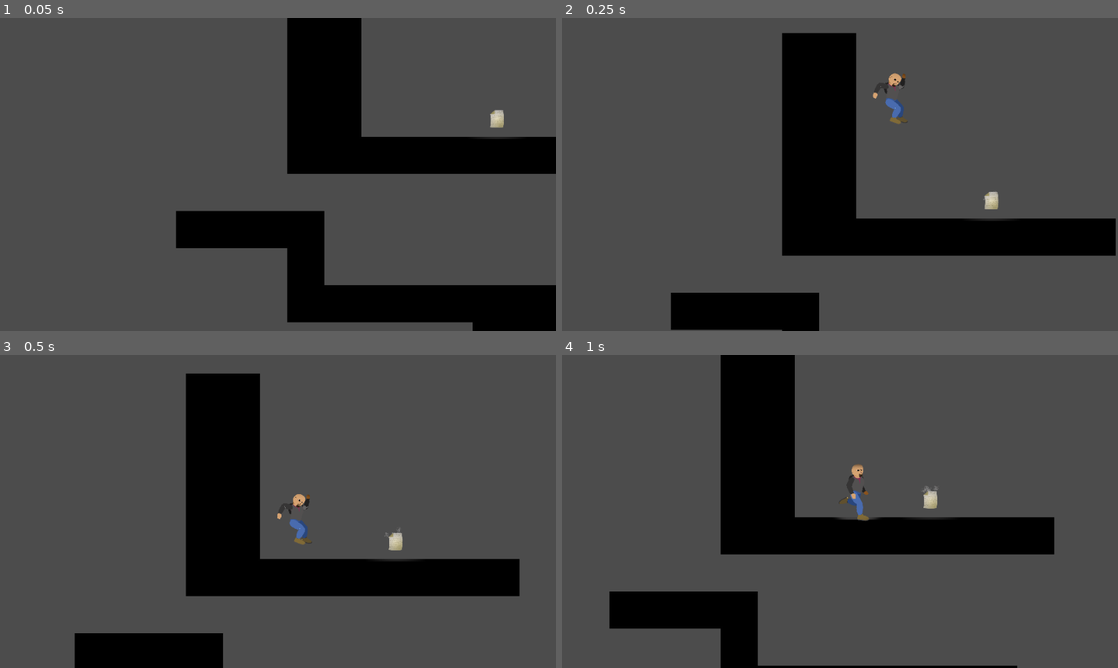
Above: before the commit, frames 1-4 (two rows, left to right).
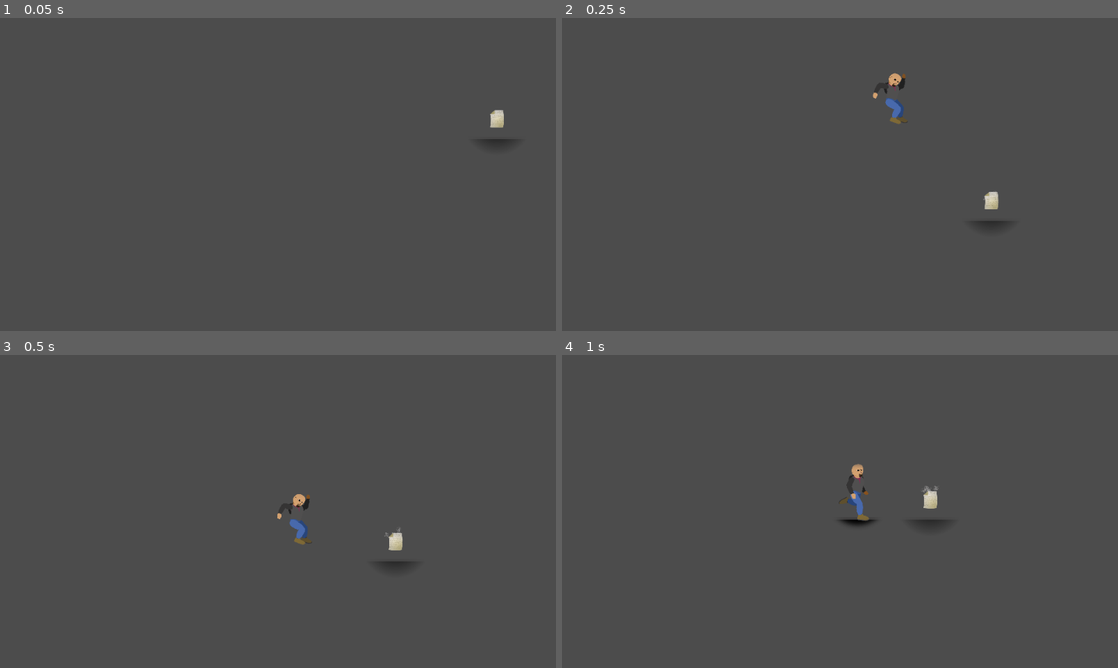
Above: after the commit, the same moments.

Repository: ObsidianBlk/GWJ27
Game: Godot game, scene res://scenes/World.tscn
The game is run twice, just before and just after one commit, with the same random seed, the same clock (stepped at 60 frames per second) and the same inputs.
Inputs:
- Up to frame 1 (0.05 s): no input
- Up to frame 2 (0.25 s): no input
- Up to frame 3 (0.5 s): no input
- Up to frame 4 (1 s): tap Enter (ui_accept) at 0.5, 0.77 s; hold D (move_right) from 0.53 s (still down)

The runs differ from the first frame. In frame 1, 21% of the frame differs, in the area x 31-100%, y 0-100%; in frame 2, 18%; in frame 3, 18%; in frame 4, 18%.

Commit message:
Some experimentations with lighting

Diff:
--- a/objects/page/Page.tscn
+++ b/objects/page/Page.tscn
@@ -94,4 +94,5 @@
 [node name="Light2D" type="Light2D" parent="."]
 position = Vector2( 0, -16 )
 texture = ExtResource( 5 )
+mode = 2
 [connection signal="body_entered" from="Area2D" to="." method="_on_body_entered"]
--- a/objects/player/Player.tscn
+++ b/objects/player/Player.tscn
@@ -1992,3 +1992,4 @@
 [node name="Light2D" type="Light2D" parent="."]
 position = Vector2( 0, -40 )
 texture = ExtResource( 1 )
+mode = 2
--- a/project.godot
+++ b/project.godot
@@ -65,4 +65,5 @@
 
 [rendering]
 
+environment/default_clear_color=Color( 0.301961, 0.301961, 0.301961, 1 )
 environment/default_environment="res://default_env.tres"
--- a/scenes/World.tscn
+++ b/scenes/World.tscn
@@ -9,6 +9,9 @@
 [ext_resource path="res://objects/foliage/FoliageSpawner.tscn" type="PackedScene" id=8]
 
 [sub_resource type="CircleShape2D" id=1]
+
+[sub_resource type="Environment" id=2]
+background_mode = 1
 
 [node name="World" type="Node2D"]
 
@@ -58,10 +61,13 @@
 position = Vector2( 891.35, -8.40894 )
 
 [node name="CanvasModulate" type="CanvasModulate" parent="."]
-color = Color( 0.0156863, 0.0156863, 0.0156863, 1 )
+color = Color( 0.0156863, 0.0156863, 0.0156863, 0 )
+
+[node name="WorldEnvironment" type="WorldEnvironment" parent="."]
+environment = SubResource( 2 )
 [connection signal="disable_input" from="UI/DialogBox" to="Player" method="_on_input_disable"]
 [connection signal="enable_input" from="UI/DialogBox" to="Player" method="_on_input_enable"]
 [connection signal="body_entered" from="DialogTrigger" to="DialogTrigger" method="_on_DialogTrigger_body_entered" flags=6]
+[connection signal="trigger" from="Page" to="UI/DialogBox" method="show_dialog" binds= [ "You have found the first page player! The world grows!" ]]
 [connection signal="trigger" from="Page" to="FoliageSpawner" method="grow"]
-[connection signal="trigger" from="Page" to="UI/DialogBox" method="show_dialog" binds= [ "You have found the first page player! The world grows!" ]]
 [connection signal="trigger" from="Page2" to="UI/DialogBox" method="show_dialog" binds= [ "The second page has been taken by you. Well done!" ]]
Not shown: 1 places in scenes/World.tscn that only renumber resources
